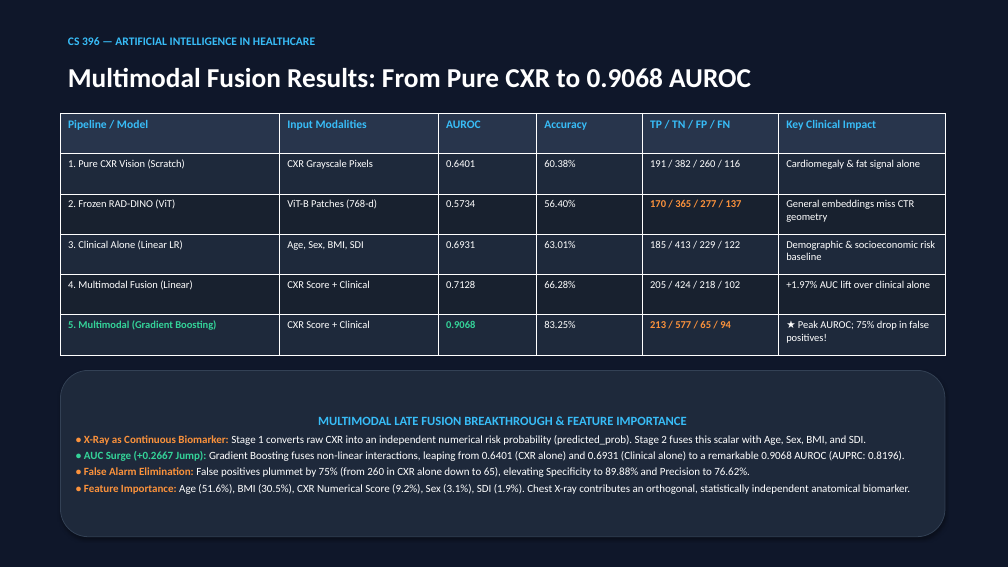
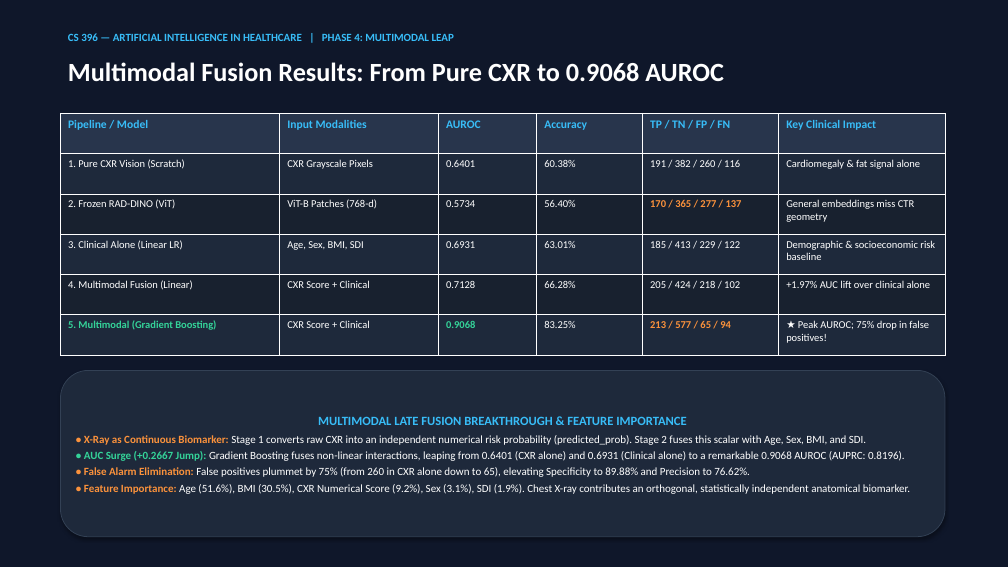
Before and after one commit to UnusualGelo/Oppurtunistic_Detection_of_Type_II_Diabetes, a slide deck: slide 8 of malek_and_angelo/malek/Malek_T2D_CNN_Presentation.pptx (slide 7 before the commit). Drawn at 1008x567 pixels with LibreOffice and Linux fonts; fonts in the diff are those of the drawing. Boxes give left, top, right and bottom in pixels: in the first picture for what was removed or moved away, otherwise in the second. Text is boxed around its words. In the diff, an @@ line names an element or a change of style, - is before the commit and + after.

Commit message:
feat(slides): add 5-phase experimental progress roadmap and phase milestone headers across all 11 slides

```diff
--- a/malek_and_angelo/malek/Malek_T2D_CNN_Presentation.pptx
+++ b/malek_and_angelo/malek/Malek_T2D_CNN_Presentation.pptx
@@ text "Multimodal Fusion Results: From Pure ..." at [68, 62, 724, 81]: size 26 to 25 pt @@
@@ text at [68, 33, 454, 41]: text changed; size 11 to 10.5 pt @@
-CS 396 — ARTIFICIAL INTELLIGENCE IN HEALTHCARE
+CS 396 — ARTIFICIAL INTELLIGENCE IN HEALTHCARE | PHASE 4: MULTIMODAL LEAP
```
Also in this commit, not shown: 8 other slides changed, 2 slides added, 1 slide removed, 1 other file.
